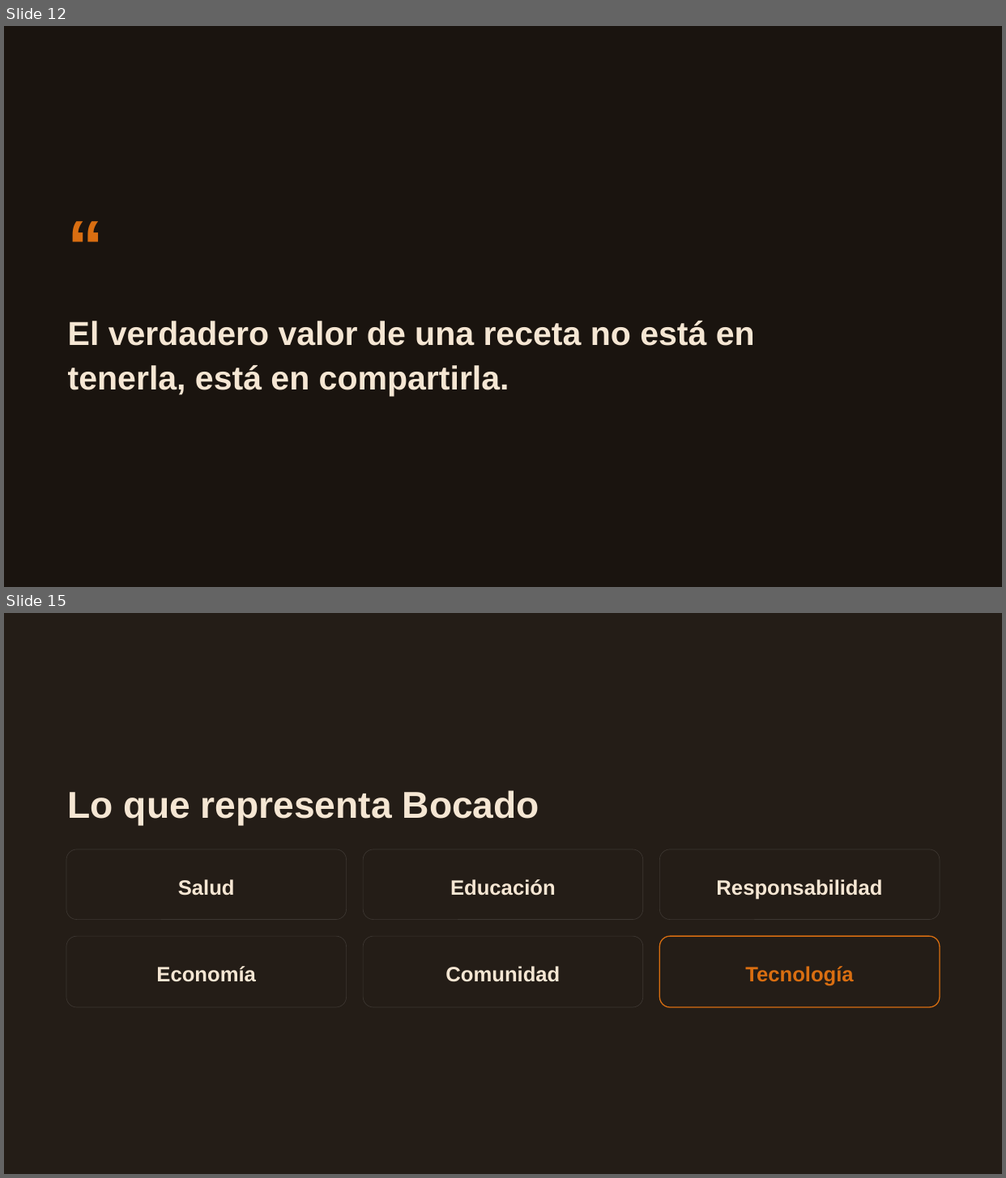
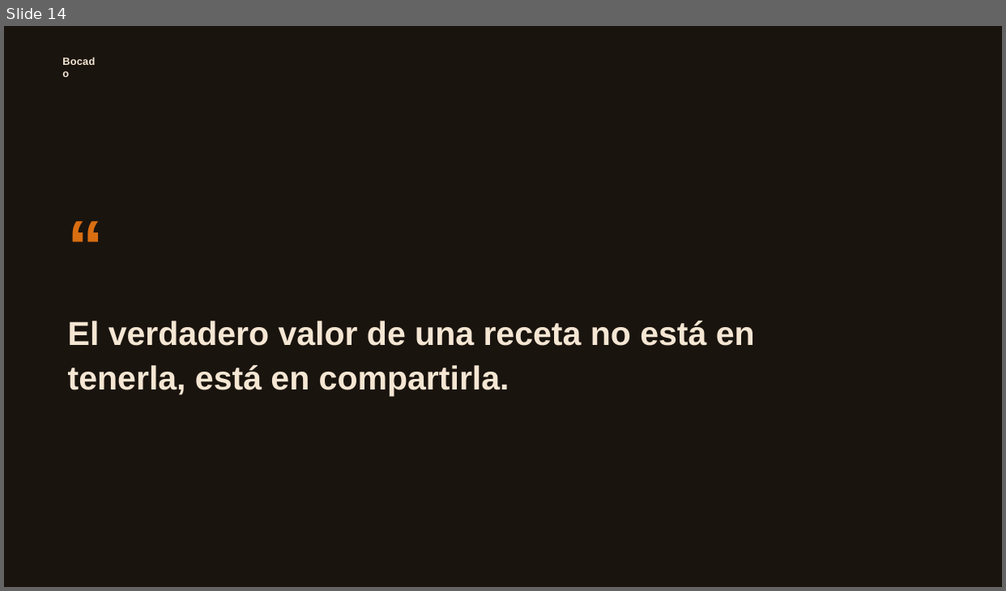
Before and after one commit to aguss101/Bocado, a slide deck: Presentacion.pptx. Shown one above the other, each under a label of ours: slides 12 and 15 before the commit, slide 14 after it; the slides between them are not shown. The pictures are 1006x1178 and 1006x591 pixels, drawn with LibreOffice and Linux fonts; fonts in the diff are those of the drawing; background and template pictures are left out. Boxes give left, top, right and bottom in pixels: in the first picture for what was removed or moved away, otherwise in the second. Text is boxed around its words. In the diff, an @@ line names an element or a change of style, - is before the commit and + after.

```diff
--- a/Presentacion.pptx
+++ b/Presentacion.pptx
@@ slide 15 removed at [4,613,1002,1174], background #241D17 @@
@@ text removed at [68,790,539,826] @@
-Lo que representa Bocado
@@ rounded rectangle removed at [66,850,347,920] @@
@@ rounded rectangle removed at [363,850,642,920] @@
@@ rounded rectangle removed at [659,850,940,920] @@
@@ text removed at [178,879,235,896] @@
-Salud
@@ text removed at [450,879,556,896] @@
-Educación
@@ text removed at [716,879,882,900] @@
-Responsabilidad
@@ rounded rectangle removed at [66,936,347,1007] @@
@@ rounded rectangle removed at [363,936,642,1007] @@
@@ rounded rectangle removed at [659,936,940,1007] @@
@@ text removed at [156,966,255,982] @@
-Economía
@@ text removed at [445,966,560,982] @@
-Comunidad
@@ text removed at [745,966,853,986] @@
-Tecnología
@@ what was slide 12 is now slide 14 @@
@@ slide 14 changed as well @@
@@ text added at [62,54,102,67], 15 pt, text #F5E6D3, bold @@
+Bocado
```
Also in this commit, not shown: 13 other slides changed, 3 slides added.
